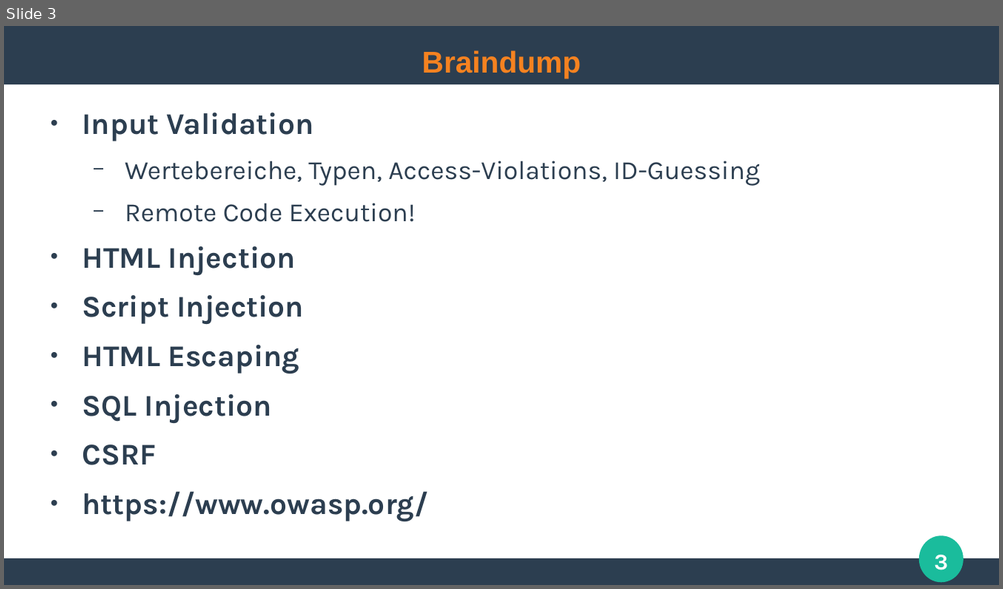
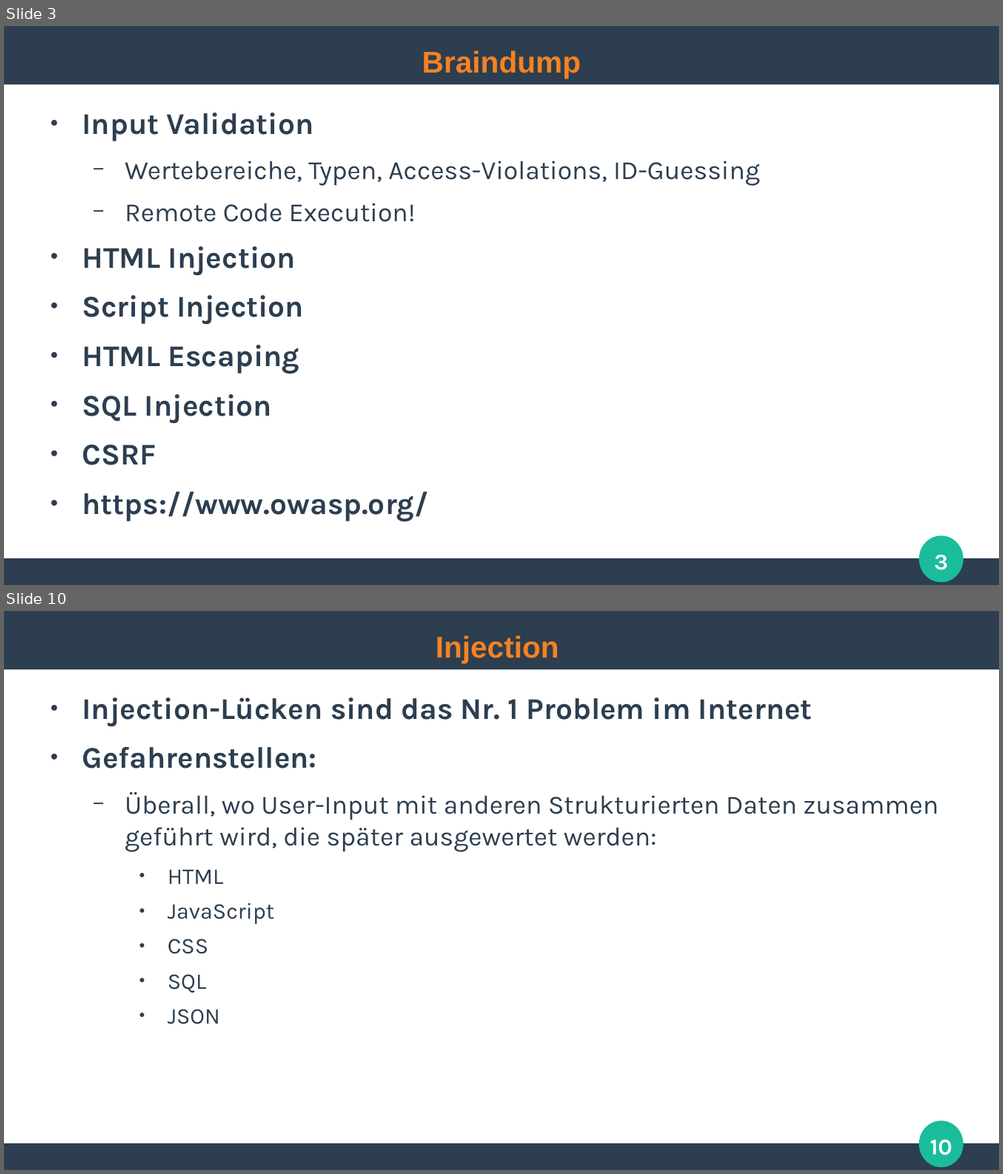
Before and after one commit to ghandmann/HS-AlbSig-WebAnwendungen2, a slide deck: Kapitel/06_WebSecurity.odp. Shown one above the other, each under a label of ours: slide 3 before the commit, slides 3 and 10 after it; the slides between them are not shown. The pictures are 1003x589 and 1003x1174 pixels, drawn with LibreOffice and Linux fonts; fonts in the diff are those of the drawing. Boxes give left, top, right and bottom in pixels: in the first picture for what was removed or moved away, otherwise in the second. Text is boxed around its words. In the diff, an @@ line names an element or a change of style, - is before the commit and + after.

```diff
--- a/Kapitel/06_WebSecurity.odp
+++ b/Kapitel/06_WebSecurity.odp
@@ slide 10 added at [4, 611, 999, 1170], background #FFFFFF; not listed: 3 template elements that a slide beside it also shows @@
@@ title added at [435, 635, 559, 664], 24 pt, text #F58220, bold @@
+Injection
@@ text added at [82, 698, 939, 1025], 21 pt, text #2C3E50 @@
+● Injection-Lücken sind das Nr. 1 Problem im Internet
+● Gefahrenstellen:
+  − Überall, wo User-Input mit anderen Strukturierten Daten zusammen geführt wird, die später ausgewertet werden:
+    ● HTML
+    ● JavaScript
+    ● CSS
+    ● SQL
+    ● JSON
@@ page number added at [930, 1140, 952, 1156], 18 pt, text #FFFFFF, bold @@
+10
```
Also in this commit, not shown: 17 other slides added.
